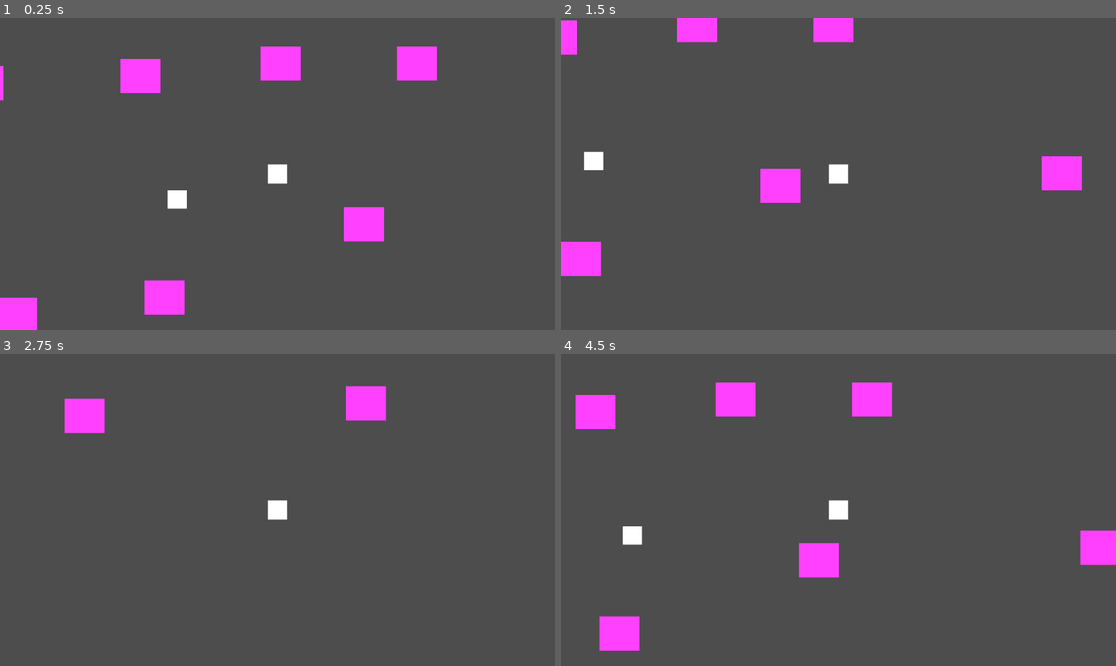
Above: before the commit, frames 1-4 (two rows, left to right).
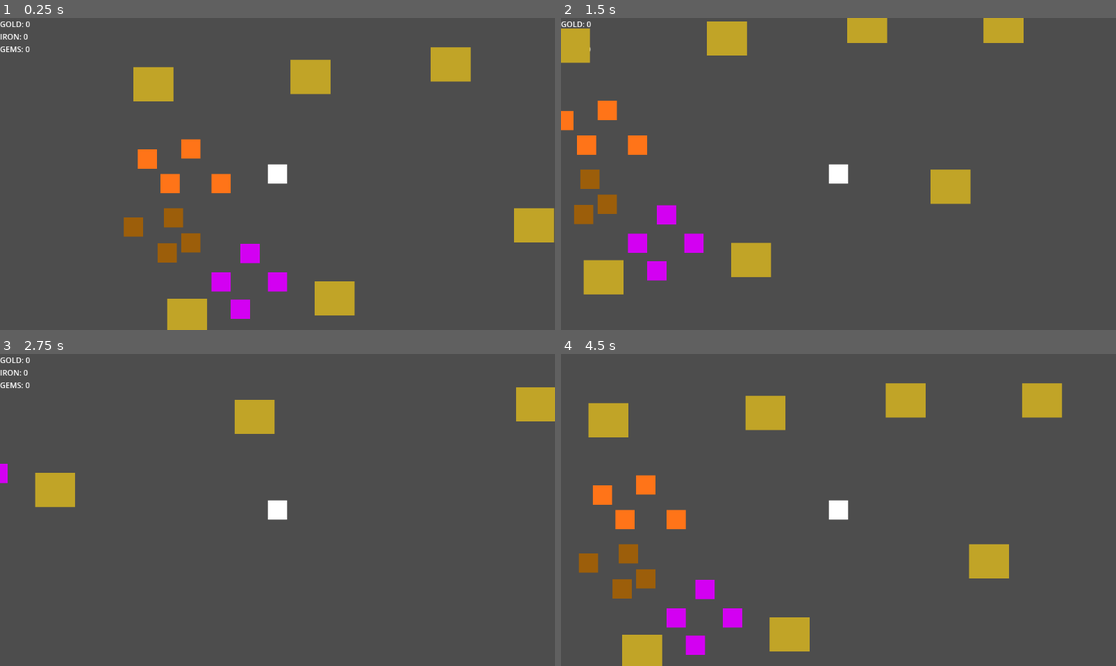
Above: after the commit, the same moments.

Repository: Themecus/Juego-de-mineria
Game: Godot game, scene res://Scene/test_zone.tscn
The game is run twice, just before and just after one commit, with the same random seed, the same clock (stepped at 60 frames per second) and the same inputs.
Inputs:
- Up to frame 1 (0.25 s): no input
- Up to frame 2 (1.5 s): tap Enter at 0.5 s; hold D (Right) 0.53-1.28 s; tap Space (Touch) at 0.6, 1.35 s; hold S (Down) from 1.28 s (still down)
- Up to frame 3 (2.75 s): release S (Down) at 2.03 s; hold D (Right) from 2.03 s (still down); tap Space (Touch) at 2.1 s
- Up to frame 4 (4.5 s): release D (Right) at 2.78 s; hold W (Up) 2.78-3.53 s; tap Space (Touch) at 2.85, 3.6, 4.35 s; hold A (Left) from 3.53 s (still down); tap [ (console, bound only after the commit) at 4.15 s

The runs differ from the first frame. In frame 1, 12% of the frame differs, in the area x 0-100%, y 1-100%; in frame 2, 11%; in frame 3, 4.2%; in frame 4, 12%, in the area x 2-100%, y 9-100%.

Commit message:
lista de cambios
Ver si podemos hacer un sistema que se guarde el valor diferentes de cada mineral recogido, como lo seria uno de oro de 4,2 de peso
Un hud para controlar y saber cuántos minerales llevamos encima (en consola)
Que el contador incremente entre diferentes minerales (en consola)
Expandir el área de recogida del minero o minerales (cambiaremos esto despues por la bolsa)
Crear las 3 variaciones de minerales

Diff:
--- a/juego-de-mineria/Scene/box_test.tscn
+++ b/juego-de-mineria/Scene/box_test.tscn
@@ -1,16 +1,13 @@
 [gd_scene format=3 uid="uid://ujotjktk6nit"]
-
-[ext_resource type="Script" uid="uid://b8qekg5uk8c6" path="res://Scripts/box_test.gd" id="1_534rg"]
 
 [sub_resource type="RectangleShape2D" id="RectangleShape2D_x5gx1"]
 size = Vector2(39, 38)
 
 [node name="Box test" type="Node2D" unique_id=944835129]
-script = ExtResource("1_534rg")
 
-[node name="Area2D" type="Area2D" parent="." unique_id=1291403261]
+[node name="Box testt" type="Area2D" parent="." unique_id=1291403261]
 
-[node name="CollisionShape2D" type="CollisionShape2D" parent="Area2D" unique_id=524708234]
+[node name="CollisionShape2D" type="CollisionShape2D" parent="Box testt" unique_id=524708234]
 shape = SubResource("RectangleShape2D_x5gx1")
 
 [node name="ColorRect" type="ColorRect" parent="." unique_id=39637814]
@@ -19,4 +16,4 @@
 offset_right = 20.0
 offset_bottom = 19.0
 
-[connection signal="body_entered" from="Area2D" to="." method="_on_area_2d_body_entered"]
+[connection signal="body_entered" from="Box testt" to="." method="_on_area_2d_body_entered"]
--- /dev/null
+++ b/juego-de-mineria/Scene/box_test2.tscn
@@ -0,0 +1,20 @@
+[gd_scene format=3 uid="uid://m2b66v5y8njq"]
+
+[sub_resource type="RectangleShape2D" id="RectangleShape2D_x5gx1"]
+size = Vector2(39, 38)
+
+[node name="Box test2" type="Node2D" unique_id=944835129]
+
+[node name="Box testt2" type="Area2D" parent="." unique_id=1291403261]
+
+[node name="CollisionShape2D" type="CollisionShape2D" parent="Box testt2" unique_id=524708234]
+shape = SubResource("RectangleShape2D_x5gx1")
+
+[node name="ColorRect" type="ColorRect" parent="." unique_id=39637814]
+offset_left = -20.0
+offset_top = -19.0
+offset_right = 20.0
+offset_bottom = 19.0
+color = Color(1, 0, 1, 1)
+
+[connection signal="body_entered" from="Box testt2" to="." method="_on_area_2d_body_entered"]
--- /dev/null
+++ b/juego-de-mineria/Scene/gems.tscn
@@ -0,0 +1,22 @@
+[gd_scene format=3 uid="uid://ckqfwxgy4eyro"]
+
+[ext_resource type="Script" uid="uid://ngu2v5ue83rd" path="res://Scripts/ores.gd" id="1_8s737"]
+
+[sub_resource type="RectangleShape2D" id="RectangleShape2D_qu8w2"]
+size = Vector2(40, 39)
+
+[node name="Gems" type="Node2D" unique_id=565720635]
+script = ExtResource("1_8s737")
+
+[node name="Gems" type="Area2D" parent="." unique_id=263226170]
+position = Vector2(-20, -19)
+
+[node name="CollisionShape2D" type="CollisionShape2D" parent="Gems" unique_id=647583728]
+position = Vector2(20, 19.5)
+shape = SubResource("RectangleShape2D_qu8w2")
+
+[node name="ColorRect" type="ColorRect" parent="Gems" unique_id=836691369]
+offset_right = 40.0
+offset_bottom = 40.0
+color = Color(0.82868695, 0.0014951336, 0.94871885, 1)
+metadata/_edit_use_anchors_ = true
--- /dev/null
+++ b/juego-de-mineria/Scene/gold.tscn
@@ -0,0 +1,22 @@
+[gd_scene format=3 uid="uid://nyvteljwufu2"]
+
+[ext_resource type="Script" uid="uid://ngu2v5ue83rd" path="res://Scripts/ores.gd" id="1_8p3ei"]
+
+[sub_resource type="RectangleShape2D" id="RectangleShape2D_qu8w2"]
+size = Vector2(40, 39)
+
+[node name="Gold" type="Node2D" unique_id=565720635]
+script = ExtResource("1_8p3ei")
+
+[node name="Gold" type="Area2D" parent="." unique_id=263226170]
+position = Vector2(-20, -19)
+
+[node name="CollisionShape2D" type="CollisionShape2D" parent="Gold" unique_id=647583728]
+position = Vector2(20, 19.5)
+shape = SubResource("RectangleShape2D_qu8w2")
+
+[node name="ColorRect" type="ColorRect" parent="Gold" unique_id=836691369]
+offset_right = 40.0
+offset_bottom = 40.0
+color = Color(0.6117647, 0.36862746, 0.039215688, 1)
+metadata/_edit_use_anchors_ = true
--- /dev/null
+++ b/juego-de-mineria/Scene/iron.tscn
@@ -0,0 +1,22 @@
+[gd_scene format=3 uid="uid://bek1op7pyb75n"]
+
+[ext_resource type="Script" uid="uid://ngu2v5ue83rd" path="res://Scripts/ores.gd" id="1_ahqge"]
+
+[sub_resource type="RectangleShape2D" id="RectangleShape2D_qu8w2"]
+size = Vector2(40, 39)
+
+[node name="Iron" type="Node2D" unique_id=565720635]
+script = ExtResource("1_ahqge")
+
+[node name="Iron" type="Area2D" parent="." unique_id=263226170]
+position = Vector2(-20, -19)
+
+[node name="CollisionShape2D" type="CollisionShape2D" parent="Iron" unique_id=647583728]
+position = Vector2(20, 19.5)
+shape = SubResource("RectangleShape2D_qu8w2")
+
+[node name="ColorRect" type="ColorRect" parent="Iron" unique_id=836691369]
+offset_right = 40.0
+offset_bottom = 40.0
+color = Color(1, 0.45490196, 0.09411765, 1)
+metadata/_edit_use_anchors_ = true
--- a/juego-de-mineria/Scene/player.tscn
+++ b/juego-de-mineria/Scene/player.tscn
@@ -1,12 +1,13 @@
 [gd_scene format=3 uid="uid://c0rgxvak7qf6f"]
 
 [ext_resource type="Script" uid="uid://dy7lv8gwo0e3g" path="res://Scripts/Player.gd" id="1_kelma"]
+[ext_resource type="Script" uid="uid://b1jki3stir1xu" path="res://Scripts/console.gd" id="2_y8w33"]
 
 [sub_resource type="CircleShape2D" id="CircleShape2D_y8w33"]
 radius = 20.0
 
 [sub_resource type="RectangleShape2D" id="RectangleShape2D_kelma"]
-size = Vector2(40, 40)
+size = Vector2(68, 66)
 
 [node name="Player" type="Node2D" unique_id=1812824144]
 
@@ -14,6 +15,15 @@
 script = ExtResource("1_kelma")
 
 [node name="Camera2D" type="Camera2D" parent="Player" unique_id=1022130891]
+
+[node name="console" type="Label" parent="Player/Camera2D" unique_id=369031030]
+offset_left = -576.0
+offset_top = -323.0
+offset_right = -397.0
+offset_bottom = -274.0
+text = "
+"
+script = ExtResource("2_y8w33")
 
 [node name="ColorRect" type="ColorRect" parent="Player" unique_id=1307590103]
 offset_left = -20.0
--- /dev/null
+++ b/juego-de-mineria/Scene/point.tscn
@@ -0,0 +1,22 @@
+[gd_scene format=3 uid="uid://c4di0vo437frn"]
+
+[ext_resource type="Script" uid="uid://ngu2v5ue83rd" path="res://Scripts/ores.gd" id="1_3m7on"]
+
+[sub_resource type="RectangleShape2D" id="RectangleShape2D_qu8w2"]
+size = Vector2(40, 39)
+
+[node name="Point" type="Node2D" unique_id=565720635]
+script = ExtResource("1_3m7on")
+
+[node name="Point" type="Area2D" parent="." unique_id=263226170]
+position = Vector2(-20, -19)
+
+[node name="CollisionShape2D" type="CollisionShape2D" parent="Point" unique_id=647583728]
+position = Vector2(20, 19.5)
+shape = SubResource("RectangleShape2D_qu8w2")
+
+[node name="ColorRect" type="ColorRect" parent="Point" unique_id=836691369]
+offset_right = 40.0
+offset_bottom = 40.0
+color = Color(1, 0, 0.09411765, 1)
+metadata/_edit_use_anchors_ = true
--- a/juego-de-mineria/Scene/test_zone.tscn
+++ b/juego-de-mineria/Scene/test_zone.tscn
@@ -1,67 +1,102 @@
 [gd_scene format=3 uid="uid://xtc6sj371i1"]
 
 [ext_resource type="PackedScene" uid="uid://c0rgxvak7qf6f" path="res://Scene/player.tscn" id="1_0ssdb"]
-[ext_resource type="PackedScene" uid="uid://ujotjktk6nit" path="res://Scene/box_test.tscn" id="2_uhodi"]
+[ext_resource type="PackedScene" uid="uid://bek1op7pyb75n" path="res://Scene/iron.tscn" id="2_kbl6y"]
+[ext_resource type="PackedScene" uid="uid://nyvteljwufu2" path="res://Scene/gold.tscn" id="3_ogxn6"]
+[ext_resource type="PackedScene" uid="uid://ckqfwxgy4eyro" path="res://Scene/gems.tscn" id="4_vupva"]
 
 [node name="test zone" type="Node2D" unique_id=982874559]
 
 [node name="Player" parent="." unique_id=1874484111 instance=ExtResource("1_0ssdb")]
-position = Vector2(35, 76)
+position = Vector2(-318, 74)
 
 [node name="ColorRect2" type="ColorRect" parent="." unique_id=212802380]
 offset_left = -241.0
 offset_top = 297.0
 offset_right = -158.0
 offset_bottom = 368.0
-color = Color(1, 0.25490198, 1, 1)
+color = Color(0.7572746, 0.6438919, 0.15482098, 1)
 
 [node name="ColorRect3" type="ColorRect" parent="." unique_id=1408321621]
 offset_top = -189.0
 offset_right = 83.0
 offset_bottom = -118.0
-color = Color(1, 0.25490198, 1, 1)
+color = Color(0.7572746, 0.6438919, 0.15482098, 1)
 
 [node name="ColorRect4" type="ColorRect" parent="." unique_id=426890068]
 offset_left = -617.0
 offset_top = -148.0
 offset_right = -534.0
 offset_bottom = -77.0
-color = Color(1, 0.25490198, 1, 1)
+color = Color(0.7572746, 0.6438919, 0.15482098, 1)
 
 [node name="ColorRect5" type="ColorRect" parent="." unique_id=1381148410]
 offset_left = -547.0
 offset_top = 333.0
 offset_right = -464.0
 offset_bottom = 404.0
-color = Color(1, 0.25490198, 1, 1)
+color = Color(0.7572746, 0.6438919, 0.15482098, 1)
 
 [node name="ColorRect6" type="ColorRect" parent="." unique_id=380391678]
 offset_left = 757.0
 offset_top = 119.0
 offset_right = 840.0
 offset_bottom = 190.0
-color = Color(1, 0.25490198, 1, 1)
+color = Color(0.7572746, 0.6438919, 0.15482098, 1)
 
 [node name="ColorRect7" type="ColorRect" parent="." unique_id=11875972]
 offset_left = 283.0
 offset_top = -189.0
 offset_right = 366.0
 offset_bottom = -118.0
-color = Color(1, 0.25490198, 1, 1)
+color = Color(0.7572746, 0.6438919, 0.15482098, 1)
 
 [node name="ColorRect8" type="ColorRect" parent="." unique_id=1922154005]
 offset_left = -291.0
 offset_top = -163.0
 offset_right = -208.0
 offset_bottom = -92.0
-color = Color(1, 0.25490198, 1, 1)
+color = Color(0.7572746, 0.6438919, 0.15482098, 1)
 
 [node name="ColorRect9" type="ColorRect" parent="." unique_id=1290237881]
 offset_left = 173.0
 offset_top = 145.0
 offset_right = 256.0
 offset_bottom = 216.0
-color = Color(1, 0.25490198, 1, 1)
+color = Color(0.7572746, 0.6438919, 0.15482098, 1)
 
-[node name="Box test" parent="." unique_id=944835129 instance=ExtResource("2_uhodi")]
-position = Vector2(-173, 129)
+[node name="Iron" parent="." unique_id=565720635 instance=ExtResource("2_kbl6y")]
+position = Vector2(-435, 93)
+
+[node name="Iron2" parent="." unique_id=1258890073 instance=ExtResource("2_kbl6y")]
+position = Vector2(-588, 42)
+
+[node name="Iron3" parent="." unique_id=1370971394 instance=ExtResource("2_kbl6y")]
+position = Vector2(-498, 21)
+
+[node name="Iron4" parent="." unique_id=672940551 instance=ExtResource("2_kbl6y")]
+position = Vector2(-541, 93)
+
+[node name="Gold" parent="." unique_id=1238746901 instance=ExtResource("3_ogxn6")]
+position = Vector2(-534, 164)
+
+[node name="Gold2" parent="." unique_id=11208775 instance=ExtResource("3_ogxn6")]
+position = Vector2(-547, 237)
+
+[node name="Gold3" parent="." unique_id=176141130 instance=ExtResource("3_ogxn6")]
+position = Vector2(-498, 216)
+
+[node name="Gold4" parent="." unique_id=73628791 instance=ExtResource("3_ogxn6")]
+position = Vector2(-617, 183)
+
+[node name="Gems" parent="." unique_id=971195898 instance=ExtResource("4_vupva")]
+position = Vector2(-318, 297)
+
+[node name="Gems4" parent="." unique_id=1974903742 instance=ExtResource("4_vupva")]
+position = Vector2(-375, 238)
+
+[node name="Gems2" parent="." unique_id=1070940990 instance=ExtResource("4_vupva")]
+position = Vector2(-395, 354)
+
+[node name="Gems3" parent="." unique_id=1856749290 instance=ExtResource("4_vupva")]
+position = Vector2(-435, 297)
--- a/juego-de-mineria/Scripts/Player.gd
+++ b/juego-de-mineria/Scripts/Player.gd
@@ -2,17 +2,36 @@
 
 var moving_fast=400#velocidad para moverse
 var interaction_zone=false
+var interaction2_zone=false
+var collectable=null#si quieres llaamar funciones desde otro sitio debes
+#1) crear una variable nulificada
+var inventory
+@onready var console=$Camera2D/console
+var points=0
+var nameOre=""
+
+
+func _ready():
+	var inventoryClass = load("res://Scripts/inventory.gd")#con esto podemos llamar scripts que no tengan nodos asociados
+	inventory = inventoryClass.new()  # Crear NUEVA instancia
 
 func _process(delta):
+	console.updateData(inventory)#la info de actualiza constantemente en console
 	action(delta)#aqui iran todas las acciones de nuestro pj
 
 func action(delta):
 	moving(delta)#esta sera de movimiento
-	touch(delta)
+	touch(delta)#aqui donde interaccione
+	if Input.is_action_just_pressed("console"):
+		console.dataVisible()
+
+
 
 func touch(delta):
 	if interaction_zone==true and Input.is_action_just_pressed("Touch"):
-		print("hola")
+		points=collectable.revenue()
+		inventory.oresUp(points,nameOre)
+		collectable.take()#3) tienes via libre para llamar sus funciones
 
 
 func moving(delta):
@@ -22,8 +41,13 @@
 
 
 func _on_area_2d_area_entered(area):#colocar en un grupo de cosas que solo se pueden iteractuar
-	interaction_zone=true
+	if area.name=="Gold" or area.name=="Iron" or area.name=="Gems":#ten siempre en cuenta los nombres de cada nodo para llamarlos
+		nameOre=area.name
+		collectable=area.get_parent()#2)usar alguna referencia como area y meter el get parent para conseguir el nodo principial donde esta el script
+		interaction_zone=true
+
 
 
 func _on_area_2d_area_exited(area):
-	interaction_zone=false
+	if area.name=="Gold" or area.name=="Iron" or area.name=="Gems":
+		interaction_zone=false
--- /dev/null
+++ b/juego-de-mineria/Scripts/console.gd
@@ -0,0 +1,24 @@
+extends Label
+
+var dataGold = -1
+var dataIron = -1
+var dataGems = -1
+
+func updateData(dataNew):
+	#vemos si algun recurso cambio
+	if (dataNew.gold != dataGold or
+		dataNew.iron != dataIron or
+		dataNew.gems != dataGems):
+		#Si es asi actualizamos por si cambia de nuevo
+		dataGold = dataNew.gold
+		dataIron = dataNew.iron
+		dataGems = dataNew.gems
+
+		# Actualizar info
+		text = "GOLD: " + str(dataNew.gold) + "\n" + \
+			   "IRON: " + str(dataNew.iron) + "\n" + \
+			   "GEMS: " + str(dataNew.gems)
+
+func dataVisible():
+	if Input.is_action_just_pressed("console"):
+		visible = !visible
--- /dev/null
+++ b/juego-de-mineria/Scripts/inventory.gd
@@ -0,0 +1,13 @@
+extends Node
+
+var gold=0
+var iron=0
+var gems=0
+
+func oresUp(points,nameOre):
+	if nameOre=="Gold":
+		gold+=points
+	if nameOre=="Iron":
+		iron+=points
+	if nameOre=="Gems":
+		gems+=points
--- /dev/null
+++ b/juego-de-mineria/Scripts/ores.gd
@@ -0,0 +1,11 @@
+extends Node2D
+
+var points: float=0.0
+
+func revenue():
+	points=randf_range(0.1,1.5)
+	points = snapped(points, 0.1)  # coloca un solo decimal
+	return points
+
+func take():
+	queue_free()
--- a/juego-de-mineria/project.godot
+++ b/juego-de-mineria/project.godot
@@ -57,6 +57,11 @@
 "events": [Object(InputEventMouseButton,"resource_local_to_scene":false,"resource_name":"","device":-1,"window_id":0,"a …(253 unchanged characters)…
 ]
 }
+console={
+"deadzone": 0.2,
+"events": [Object(InputEventKey,"resource_local_to_scene":false,"resource_name":"","device":-1,"window_id":0,"alt_pressed":false,"shift_pressed":false,"ctrl_pressed":false,"meta_pressed":false,"pressed":false,"keycode":0,"physical_keycode":91,"key_label":0,"unicode":91,"location":0,"echo":false,"script":null)
+]
+}
 
 [physics]
 
Not shown, added: juego-de-mineria/Scripts/console.gd.uid
Not shown, added: juego-de-mineria/Scripts/inventory.gd.uid
Not shown, added: juego-de-mineria/Scripts/ores.gd.uid
